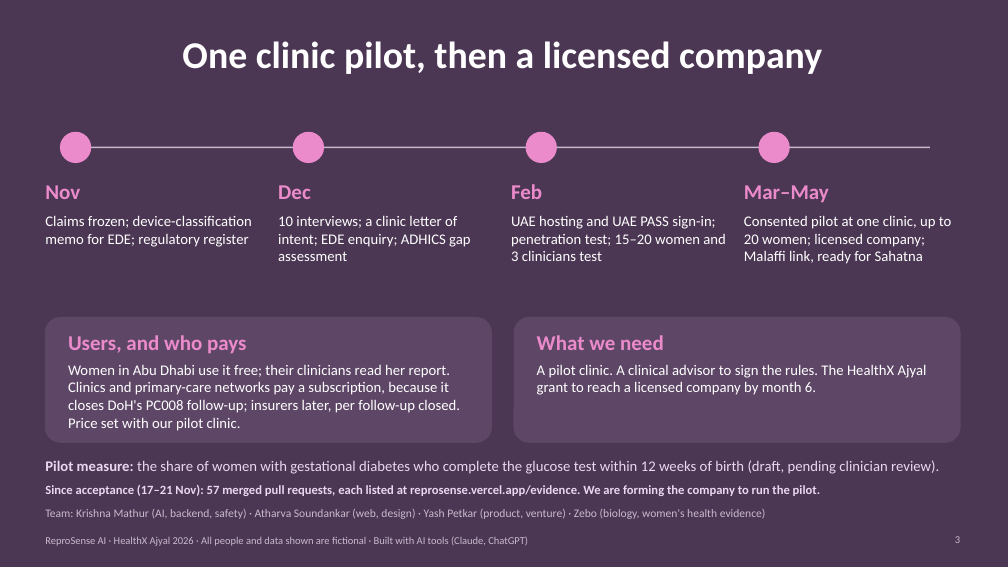
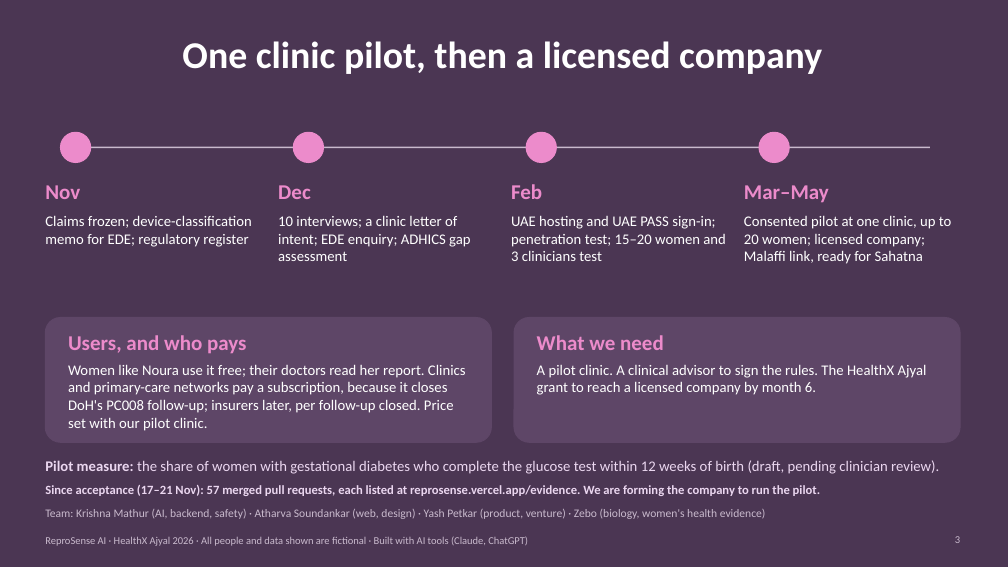
Before and after one commit to krish2105/ReproSense-AI-, a slide deck: slide 3 of pitch/ReproSense-submission.pptx. Drawn at 1008x567 pixels with LibreOffice and Linux fonts; fonts in the diff are those of the drawing. Boxes give left, top, right and bottom in pixels: in the first picture for what was removed or moved away, otherwise in the second. Text is boxed around its words. In the diff, an @@ line names an element or a change of style, - is before the commit and + after.

```diff
--- a/pitch/ReproSense-submission.pptx
+++ b/pitch/ReproSense-submission.pptx
@@ text at <box>68,365,466,431</box>: text changed @@
-Women in Abu Dhabi use it free; their clinicians read her report. Clinics and primary-care networks pay a subscription, because it closes DoH's PC008 follow-up; insurers later, per follow-up closed. Price set with our pilot clinic.
+Women like Noura use it free; their doctors read her report. Clinics and primary-care networks pay a subscription, because it closes DoH's PC008 follow-up; insurers later, per follow-up closed. Price set with our pilot clinic.
```
Also in this commit, not shown: 2 other slides changed, 1 slide added, 1 slide removed, 5 other files.
